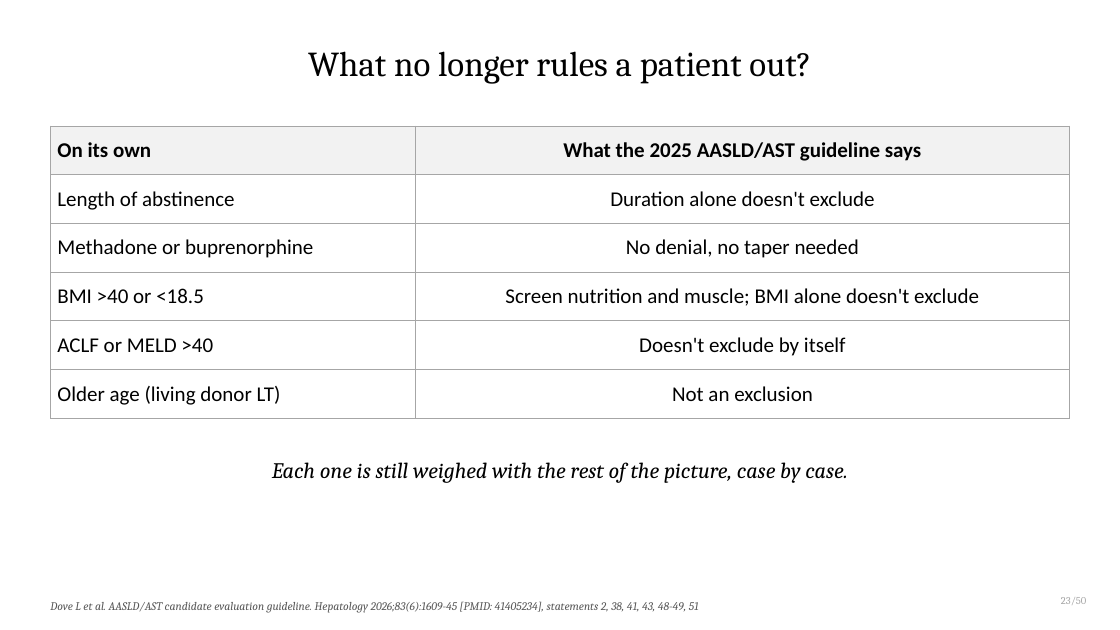
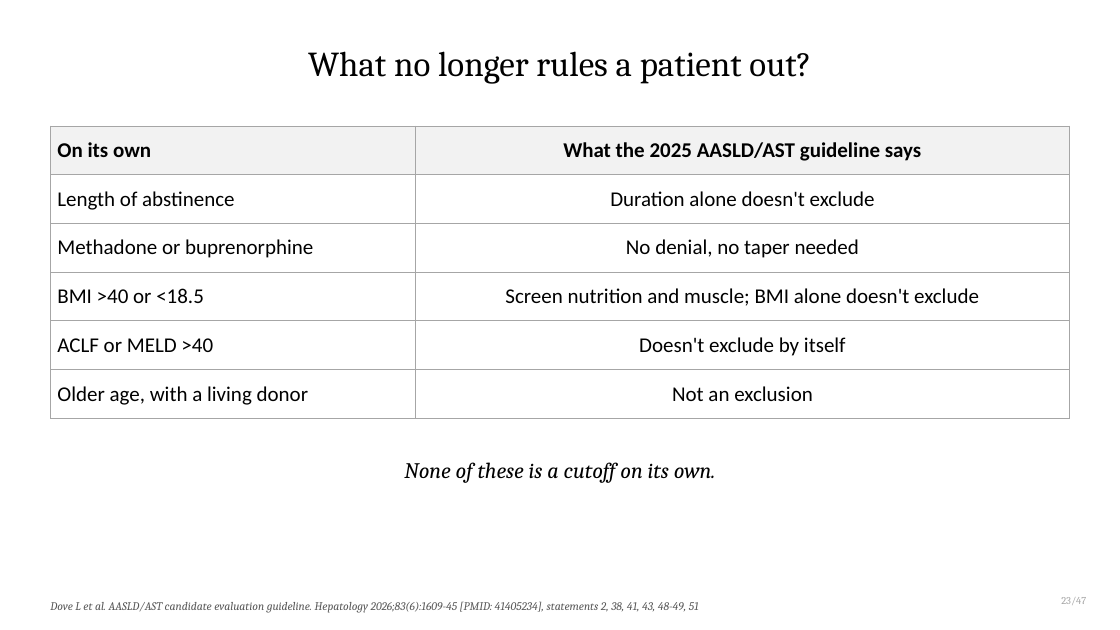
Before and after one commit to qaddodi/mohammad-almeqdadi-lectures, a slide deck: slide 25 of lectures/liver-transplant-grand-rounds-mmc-2026/Liver Transplantation When to Refer and Whats New.pptx. Drawn at 1120x630 pixels with LibreOffice and Linux fonts; fonts in the diff are those of the drawing. Boxes give left, top, right and bottom in pixels: in the first picture for what was removed or moved away, otherwise in the second. Text is boxed around its words. In the diff, an @@ line names an element or a change of style, - is before the commit and + after.

```diff
--- a/lectures/liver-transplant-grand-rounds-mmc-2026/Liver Transplantation When to Refer and Whats New.pptx
+++ b/lectures/liver-transplant-grand-rounds-mmc-2026/Liver Transplantation When to Refer and Whats New.pptx
@@ table at box(50, 126, 1070, 409) @@
-row 6, column 1: Older age (living donor LT)
+row 6, column 1: Older age, with a living donor
@@ text at box(404, 462, 716, 483): text changed @@
-Each one is still weighed with the rest of the picture, case by case.
+None of these is a cutoff on its own.
@@ text at box(1061, 597, 1086, 605): text changed @@
-23/50
+23/47
```
Also in this commit, not shown: 53 other slides changed, 2 slides added, 3 slides removed, 4 other files.
